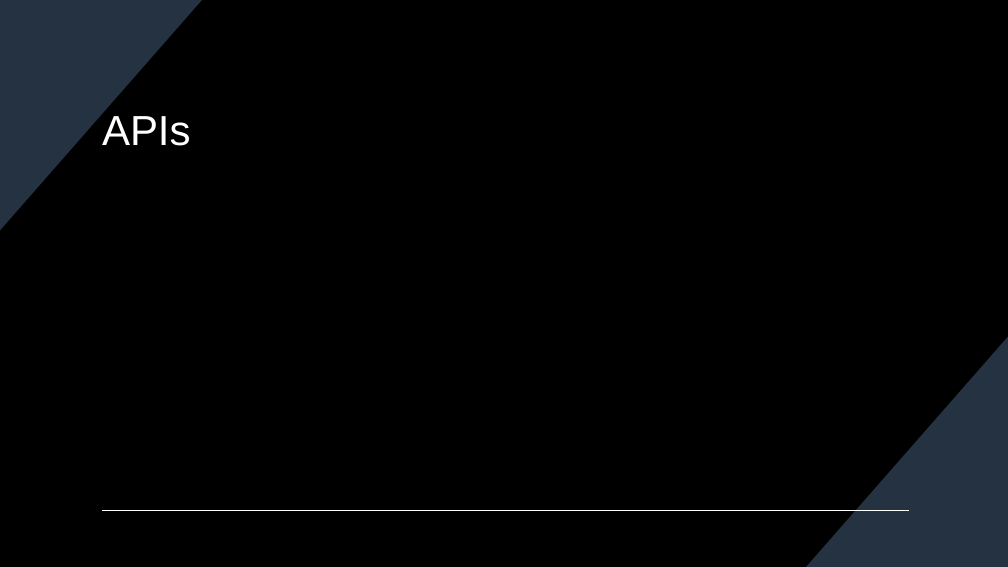
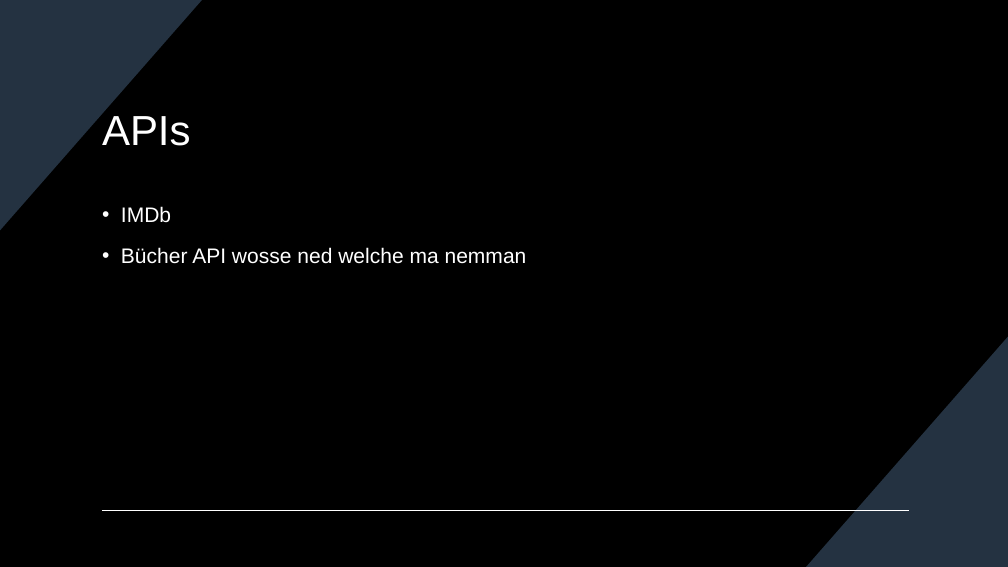
Before and after one commit to AaloFanaa/htldo5_swp, a slide deck: slide 6 of ScreenTale/Projektmanagement/Zwischenpräsentation_14_12_2023.pptx. Drawn at 1008x567 pixels with LibreOffice and Linux fonts; fonts in the diff are those of the drawing. Boxes give left, top, right and bottom in pixels: in the first picture for what was removed or moved away, otherwise in the second. Text is boxed around its words. In the diff, an @@ line names an element or a change of style, - is before the commit and + after.

```diff
--- a/ScreenTale/Projektmanagement/Zwischenpräsentation_14_12_2023.pptx
+++ b/ScreenTale/Projektmanagement/Zwischenpräsentation_14_12_2023.pptx
@@ text added at box(121, 206, 527, 264), 20 pt, text #FFFFFF @@
+• IMDb
+• Bücher API wosse ned welche ma nemman
```
Also in this commit, not shown: 6 other slides changed.
